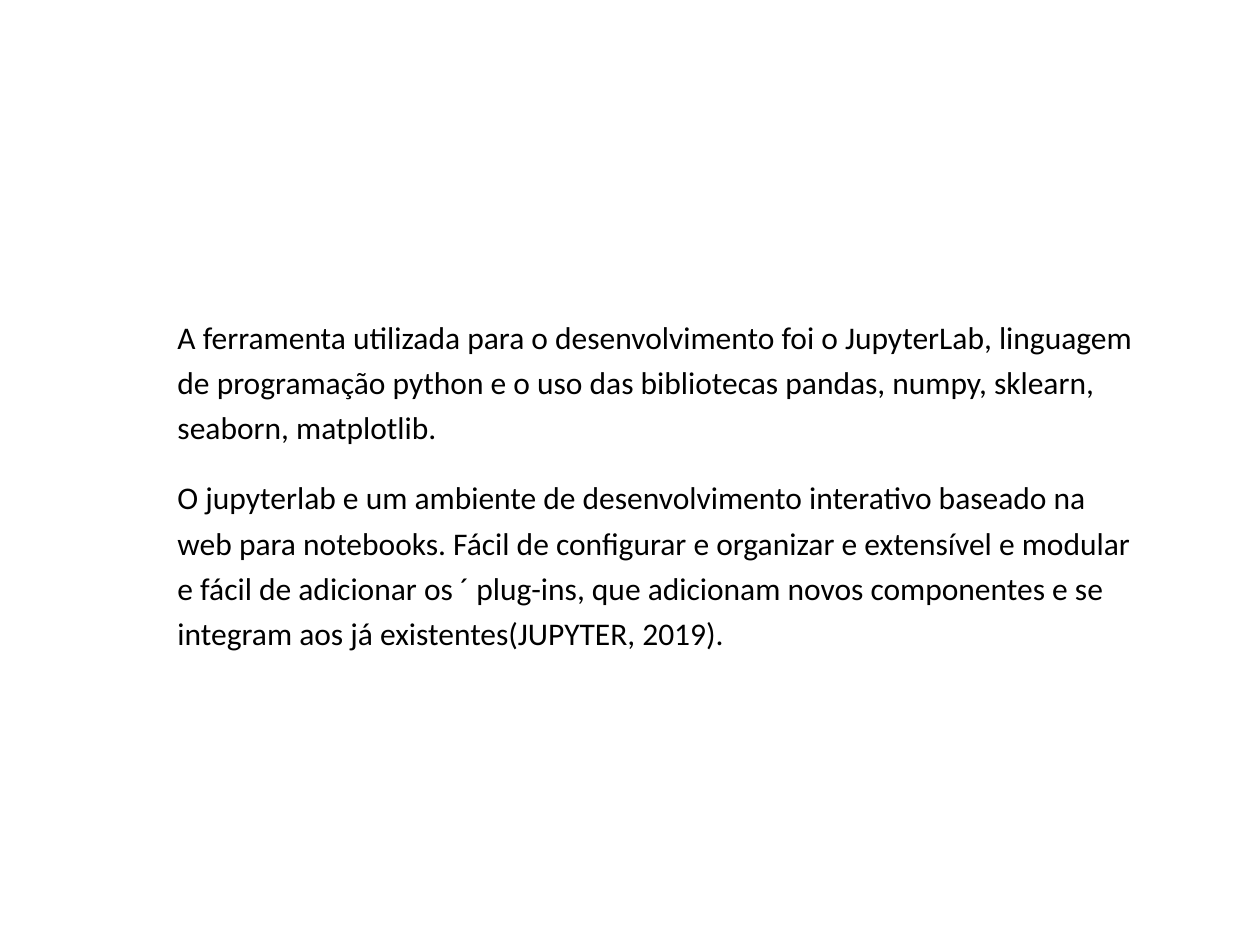
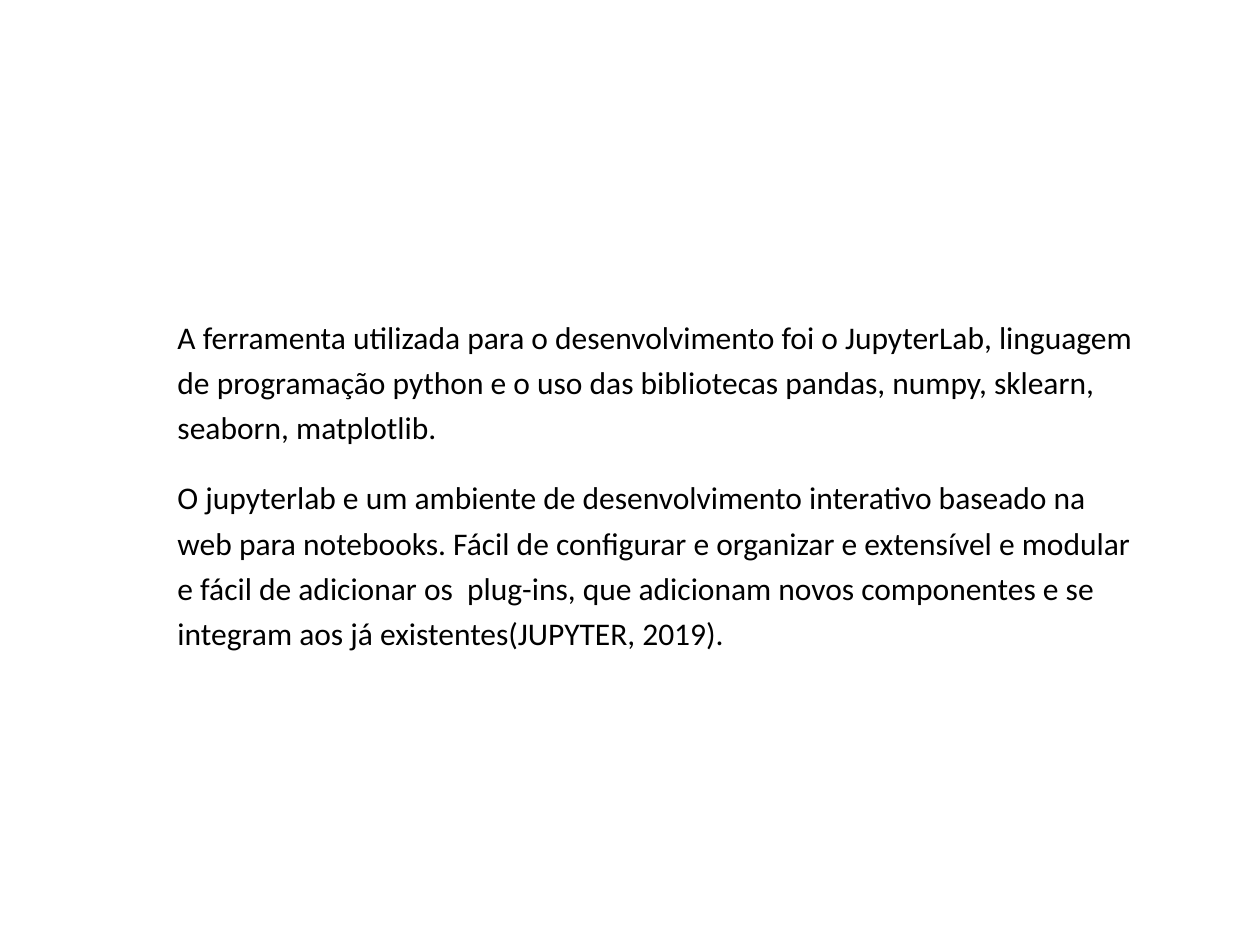
Before and after one commit to marcos901/Projeto-TCC, a slide deck: slide 7 of Parte escrita/Apresentação1.odp. Drawn at 1260x945 pixels with LibreOffice and Linux fonts; fonts in the diff are those of the drawing; background and template pictures are left out. Boxes give left, top, right and bottom in pixels: in the first picture for what was removed or moved away, otherwise in the second. Text is boxed around its words. In the diff, an @@ line names an element or a change of style, - is before the commit and + after.

```diff
--- a/Parte escrita/Apresentação1.odp
+++ b/Parte escrita/Apresentação1.odp
@@ text at [177, 487, 1130, 651]: text changed @@
-● O jupyterlab e um ambiente de desenvolvimento interativo baseado na web para notebooks. Fácil de configurar e organizar e extensível e modular e fácil de adicionar os ´ plug-ins, que adicionam novos componentes e se integram aos já existentes(JUPYTER, 2019).
+● O jupyterlab e um ambiente de desenvolvimento interativo baseado na web para notebooks. Fácil de configurar e organizar e extensível e modular e fácil de adicionar os plug-ins, que adicionam novos componentes e se integram aos já existentes(JUPYTER, 2019).
```
Also in this commit, not shown: 7 other slides changed, 4 other files.
